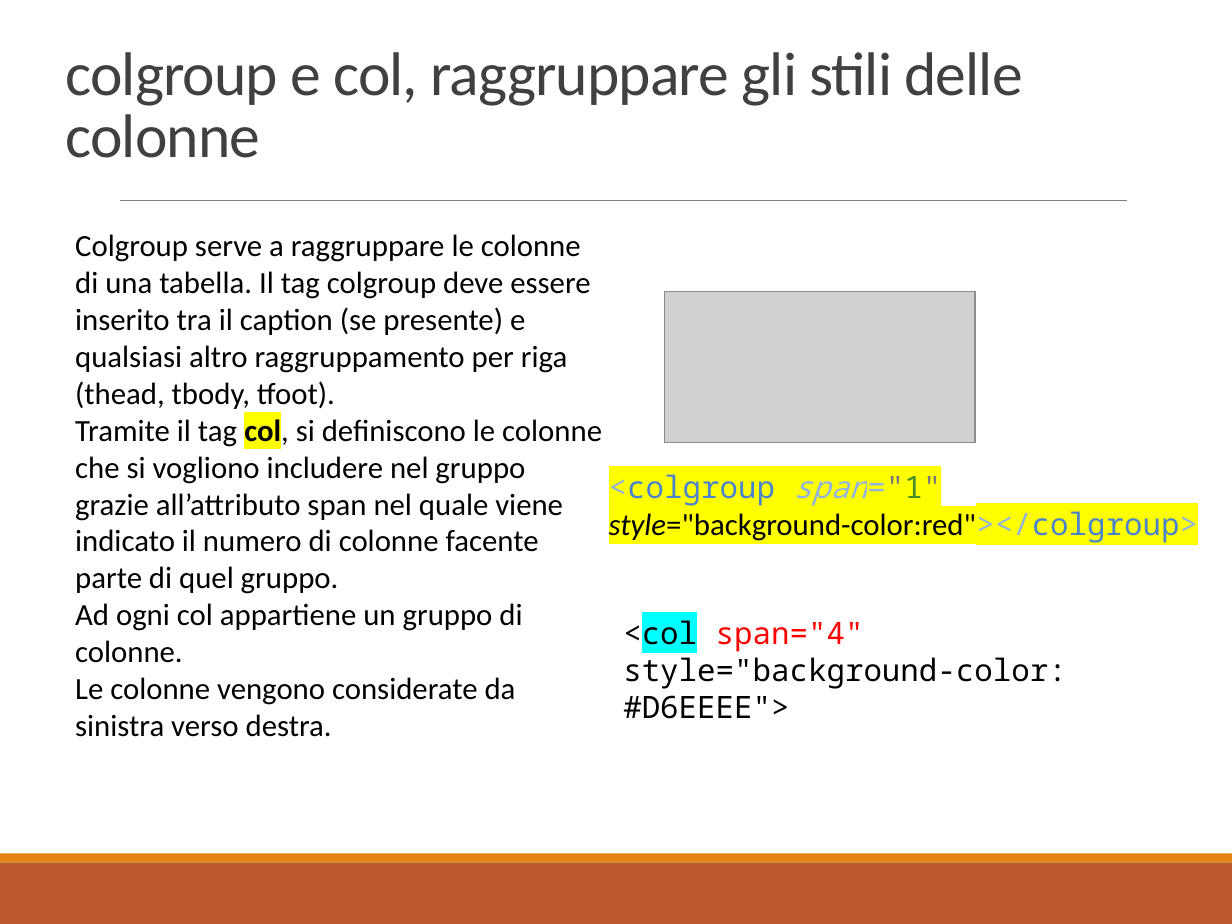
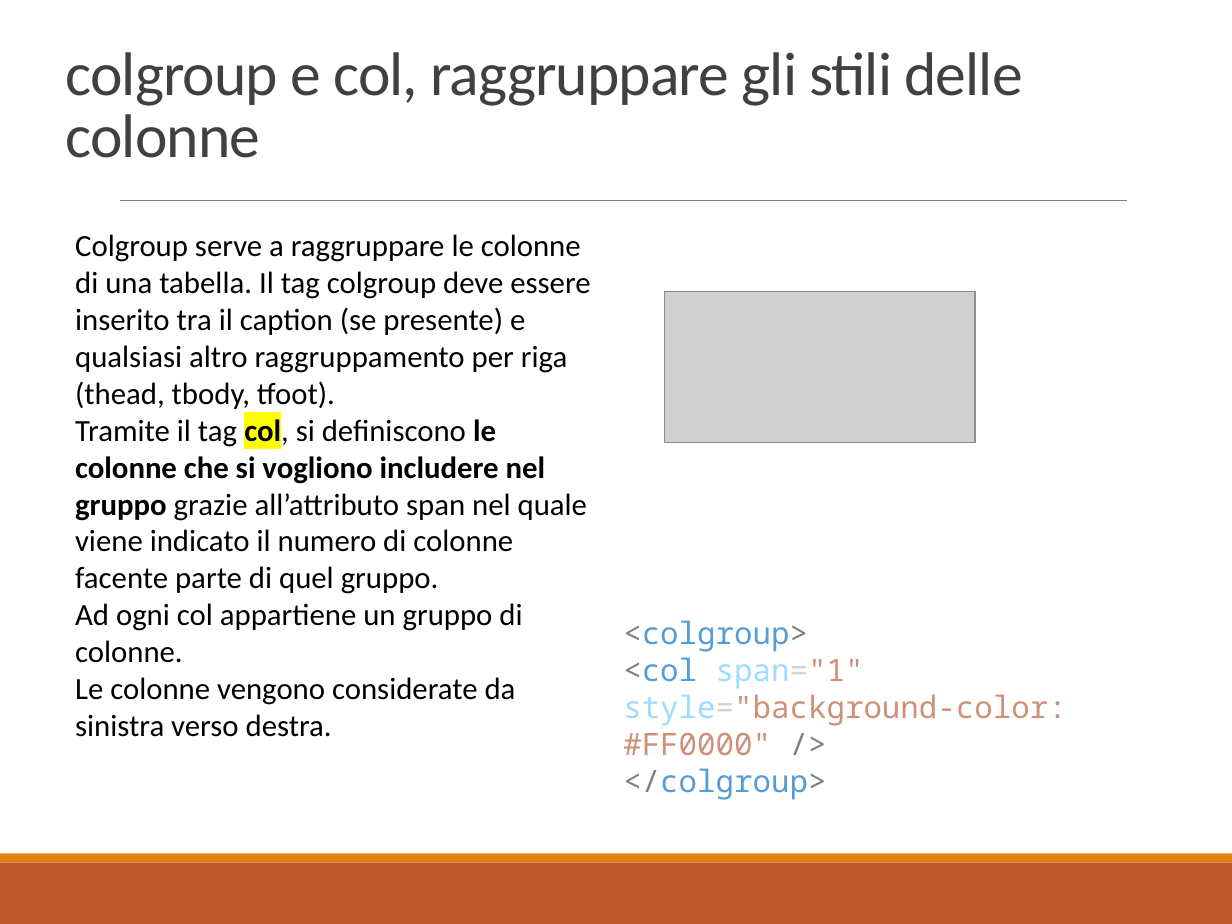
Before and after one commit to docentemaurocasadei/corso-fondamenti-web, a slide deck: slide 59 of dispense/HTML5.pptx. Drawn at 1232x924 pixels with LibreOffice and Linux fonts; fonts in the diff are those of the drawing; grey boxes stand for pictures. Boxes give left, top, right and bottom in pixels: in the first picture for what was removed or moved away, otherwise in the second. Text is boxed around its words. In the diff, an @@ line names an element or a change of style, - is before the commit and + after.

```diff
--- a/dispense/HTML5.pptx
+++ b/dispense/HTML5.pptx
@@ text at (75, 415, 587, 594): bold on in "le colonne che si vogliono includere nel ..." @@
@@ text removed at (609, 474, 1198, 543) @@
-<colgroup span="1" style="background-color:red"></colgroup>
@@ text at (623, 620, 1067, 800): text changed; text colour #000000 to #CE9178 @@
-<col span="4" style="background-color: #D6EEEE">
+<colgroup>
+<col span="1" style="background-color: #FF0000" />
+</colgroup>
```
Also in this commit, not shown: 10 other slides changed.
